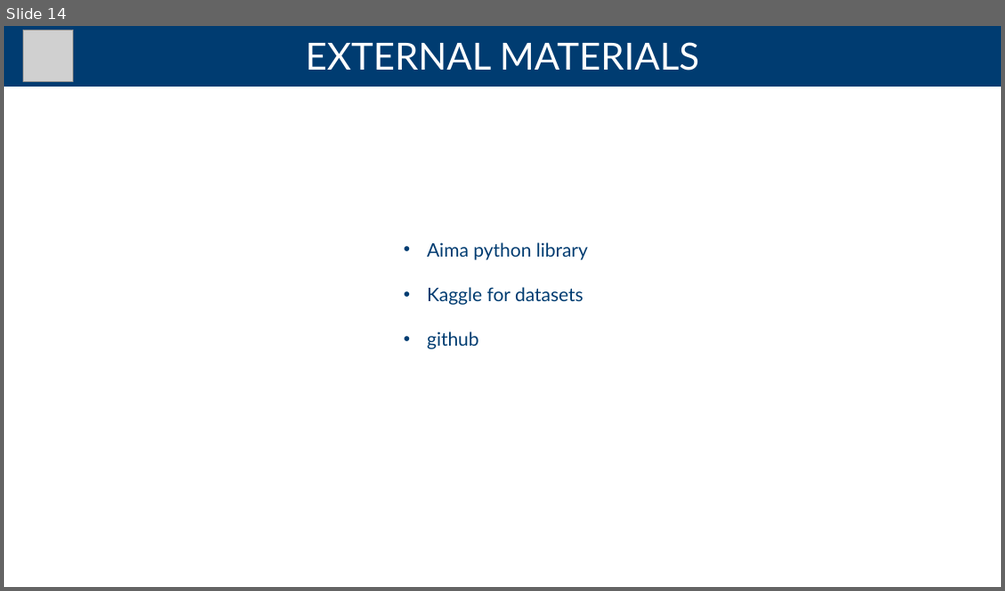
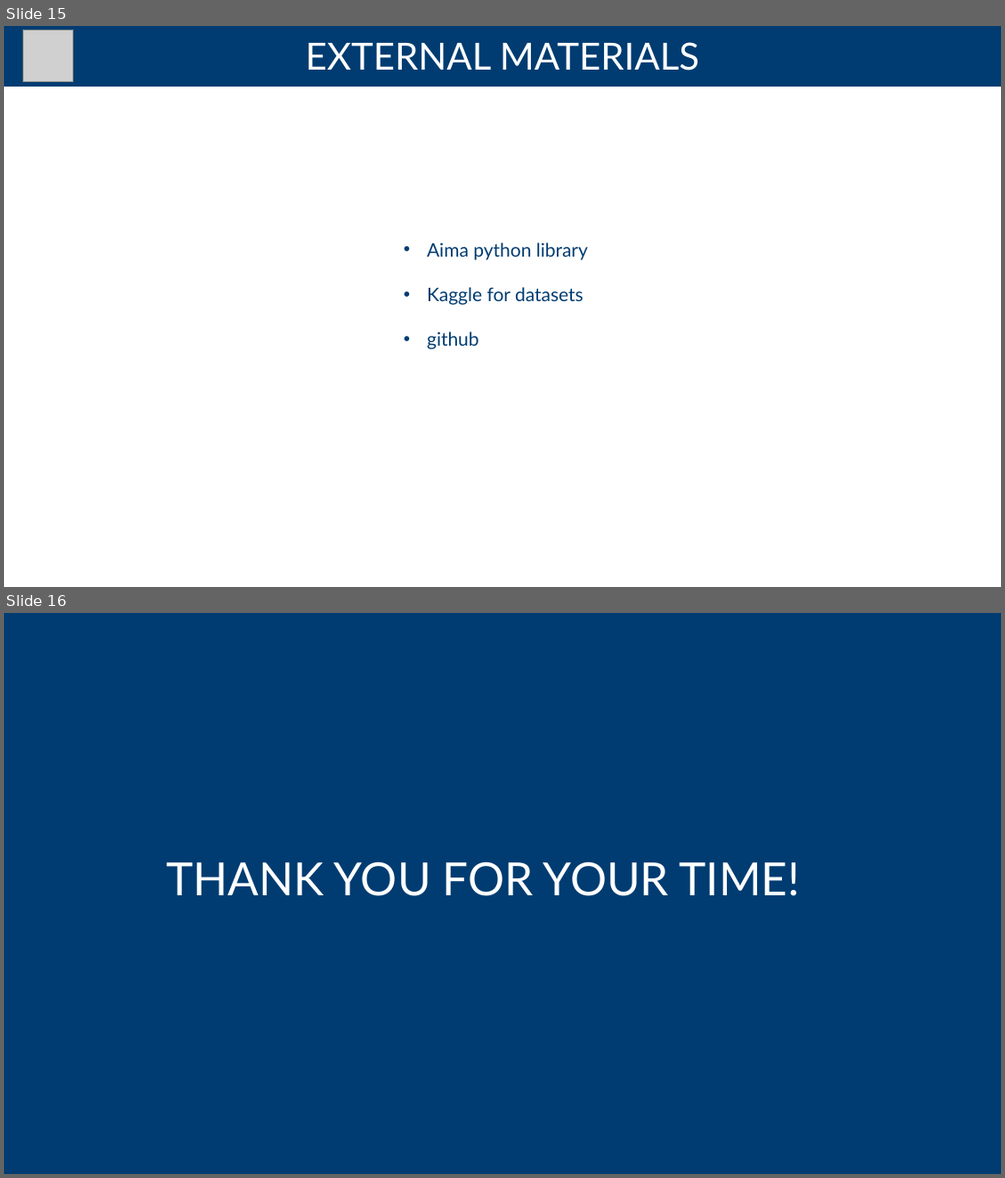
Before and after one commit to andreaTufo/FootballBettingDetectionSystem, a slide deck: presentation/presentation.pptx. Shown one above the other, each under a label of ours: slide 14 before the commit, slides 15 and 16 after it. The pictures are 1005x591 and 1005x1178 pixels, drawn with LibreOffice and Linux fonts; fonts in the diff are those of the drawing; grey boxes stand for pictures. Boxes give left, top, right and bottom in pixels: in the first picture for what was removed or moved away, otherwise in the second. Text is boxed around its words. In the diff, an @@ line names an element or a change of style, - is before the commit and + after.

```diff
--- a/presentation/presentation.pptx
+++ b/presentation/presentation.pptx
@@ slide 16 added at (x1=4, y1=613, x2=1001, y2=1174), background #003C71 @@
@@ title added at (x1=166, y1=861, x2=801, y2=896), 44 pt, text #FFFFFF @@
+THANK YOU FOR YOUR TIME!
@@ what was slide 14 is now slide 15 @@
```
Also in this commit, not shown: 9 slides changed, 4 other slides added, 3 slides removed.
